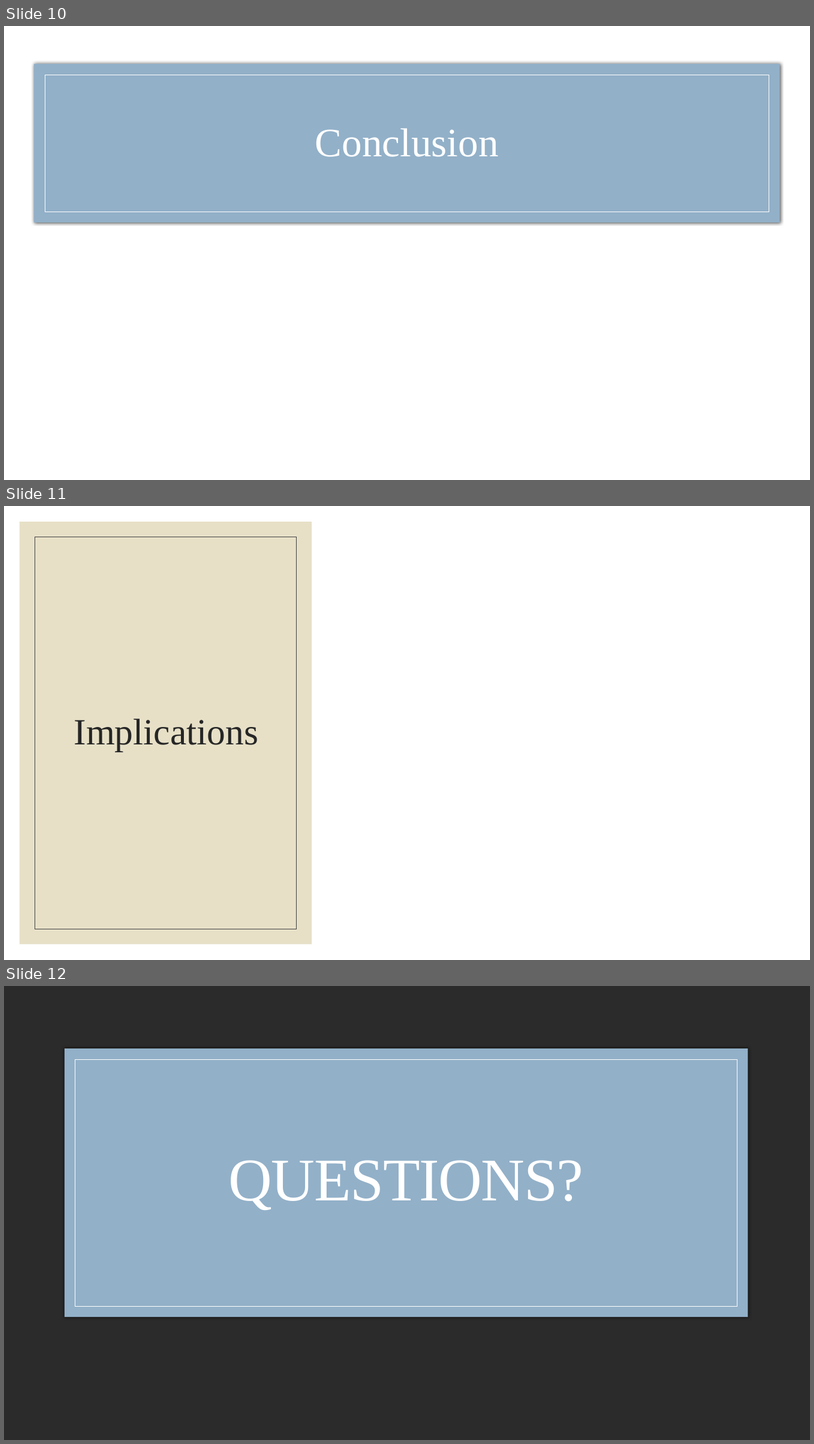
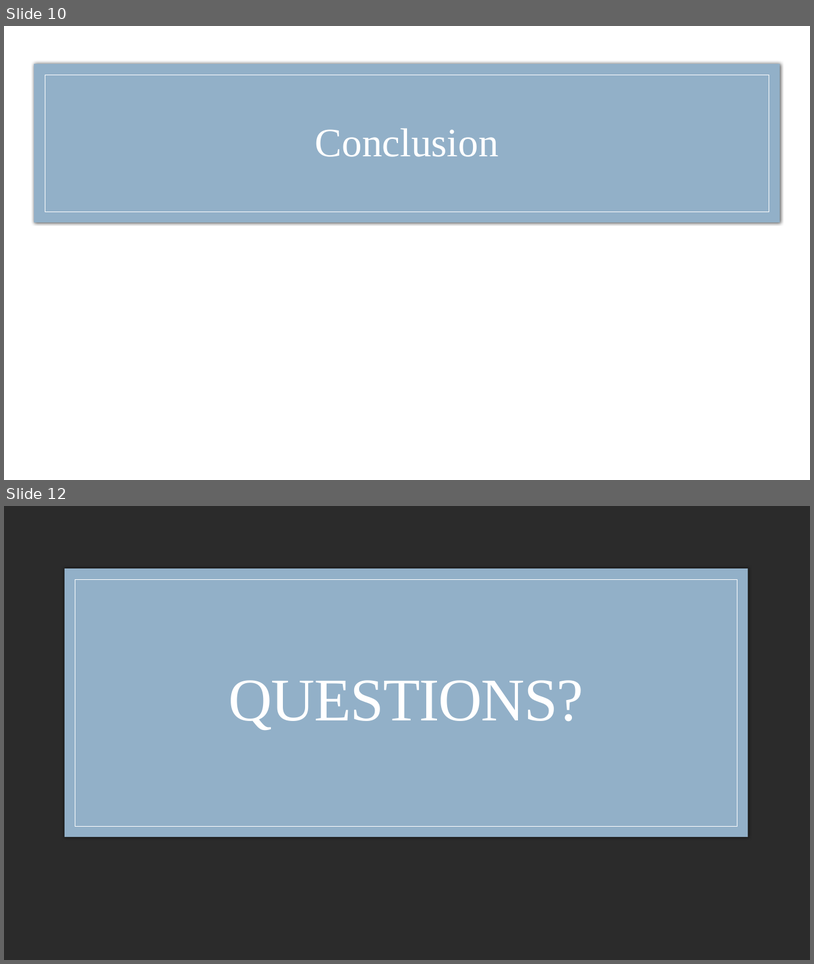
Before and after one commit to laurenemilyto/film_adapatation_success, a slide deck: Steg_pres.pptx. Shown one above the other, each under a label of ours: slides 10, 11 and 12 before the commit, slides 10 and 12 after it; the slides between them are not shown. The pictures are 814x1444 and 814x964 pixels, drawn with LibreOffice and Linux fonts; fonts in the diff are those of the drawing; background and template pictures are left out; a plain dark background stands for a picture behind light text. Boxes give left, top, right and bottom in pixels: in the first picture for what was removed or moved away, otherwise in the second. Text is boxed around its words. In the diff, an @@ line names an element or a change of style, - is before the commit and + after.

```diff
--- a/Steg_pres.pptx
+++ b/Steg_pres.pptx
@@ slide 11 removed at (4,506,810,960), background #FFFFFF @@
@@ rectangle removed at (4,506,810,960) @@
@@ rectangle removed at (20,522,312,944) @@
@@ rectangle removed at (35,537,297,929) @@
@@ title removed at (74,718,259,751) @@
-Implications
```
Also in this commit, not shown: 3 slides added, 2 other slides removed, 1 other file.
